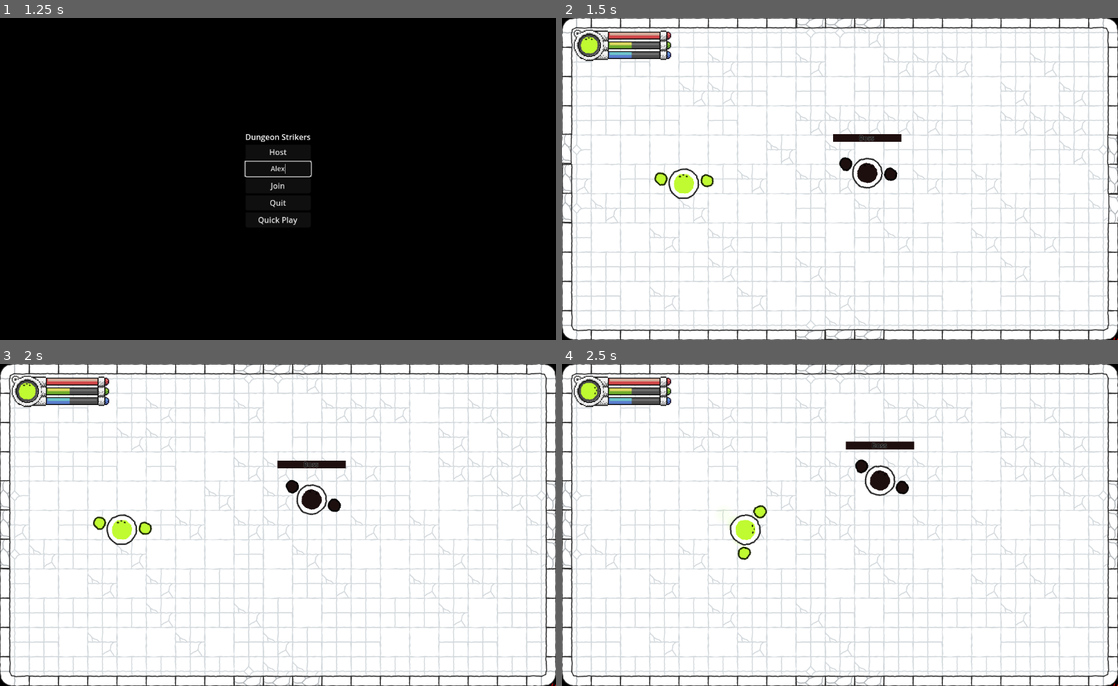
Above: before the commit, frames 1-4 (two rows, left to right).
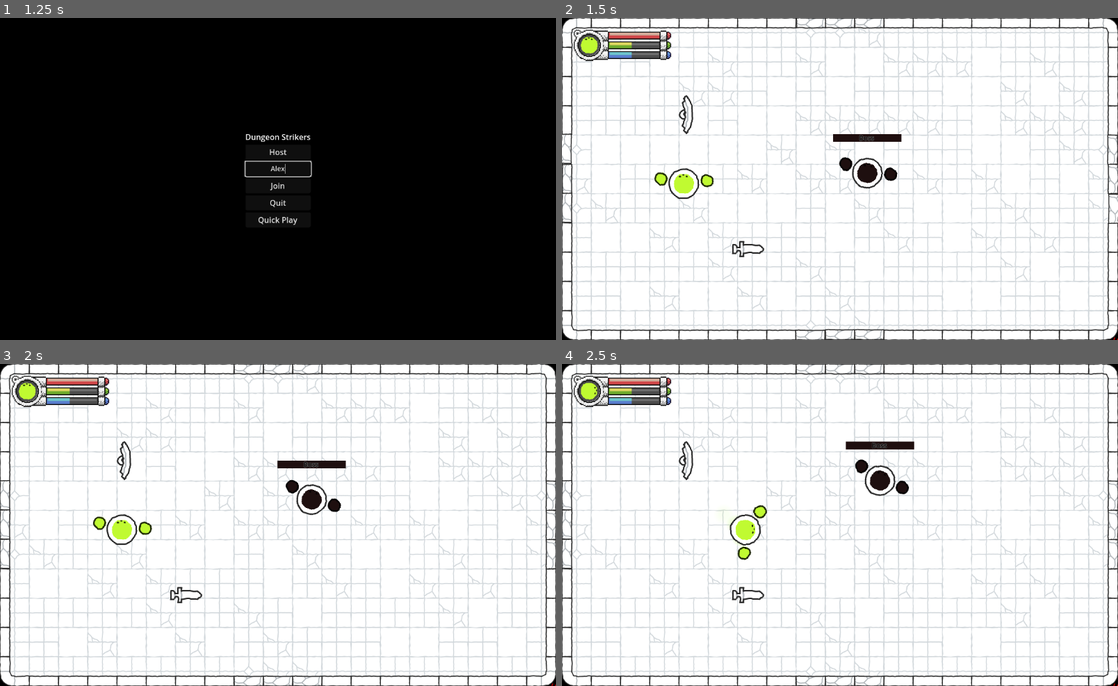
Above: after the commit, the same moments.

Repository: Tohzt/Dungeon-Strikers-2D
Game: Godot game, scene res://Main Menu/Main Menu.tscn
Same seed, same stepped clock (60 frames per second), same inputs: the game is played once before the commit and once after it. The engine's default icon, where the game draws it, is replaced by a stand-in: a white triangle on a blue panel in a dark square.
Inputs (mouse positions are in pixels of both pictures, inside the frame that each line leads up to):
- Up to frame 1 (1.25 s): click (278, 169) at 0.52 s; type "Alex" at 0.6 s
- Up to frame 2 (1.5 s): click "Quick Play" at 1.25 s
- Up to frame 3 (2 s): no input
- Up to frame 4 (2.5 s): move the mouse to (962, 508) at 2.02 s; hold D (move_right) from 2.03 s (still down); tap Down (look_down) at 2.1 s; click (962, 508) at 2.17 s

Frame 1 is identical in both runs. In frame 2, 0.3% of the frame differs, in the area x 21-37%, y 23-75%; in frame 3, 0.3%; in frame 4, 0.3%.

Commit message:
added weapons and weapon resources

Diff:
--- a/Boss/Attacks/boss_attack_node.gd
+++ b/Boss/Attacks/boss_attack_node.gd
@@ -19,7 +19,6 @@
 	if !can_attack: return
 	is_casting = true
 	can_attack = false
-	print("Starting cast for attack: ", attack_data.attack_name)
 
 	# Spawn telegraph
 	if attack_data.telegraph_scene:
@@ -41,7 +40,6 @@
 
 	# Spawn actual attack
 	if attack_data.attack_scene:
-		print("Cast complete, spawning attack: ", attack_data.attack_name)
 		attack_instance = attack_data.attack_scene.instantiate()
 		add_child(attack_instance)
 		attack_instance.global_position = attack_position
@@ -55,9 +53,7 @@
 	cooldown_timer.timeout.connect(_on_cooldown_complete)
 
 func _on_attack_destroyed() -> void:
-	print("Attack destroyed: ", attack_data.attack_name)
 	queue_free()  # Destroy this node when the attack is destroyed
 
 func _on_cooldown_complete() -> void:
-	print("Cooldown complete for attack: ", attack_data.attack_name)
 	can_attack = true
--- a/Boss/State Machine/boss_state_target.gd
+++ b/Boss/State Machine/boss_state_target.gd
@@ -8,7 +8,8 @@
 
 func enter_state() -> void:
 	##TODO: Get nearest target.. or whatever should take the agro
-	Master.target = get_tree().get_first_node_in_group("Player")
+	Master.target = Global.get_nearest(Master.global_position, "Entity")["inst"]
+	#get_tree().get_first_node_in_group("Player")
 	super.enter_state()
 
 func update(_delta: float) -> void:
@@ -18,12 +19,10 @@
 
 	# Clear current_attack if it's been destroyed
 	if current_attack and !is_instance_valid(current_attack):
-		print("Attack was destroyed, clearing reference")
 		current_attack = null
 
 	# Check if we should start a new attack
 	if !current_attack and Master.ATTACK_COOLDOWN <= 0:
-		print("No current attack and cooldown finished, starting new attack")
 		_decide_attack()
 
 	# Only move if not casting
@@ -35,10 +34,8 @@
 	var attack_node: BossAttackNode = BossAttackNode.new()
 	attack_node.attack_data = _get_attack_resource()
 	if attack_node.attack_data:
-		print("Starting attack: ", attack_node.attack_data.attack_name)
 		add_child(attack_node)
 		Master.ATTACK_COOLDOWN = attack_node.attack_data.cooldown + attack_node.attack_data.cast_time
-		print("Set cooldown to: ", Master.ATTACK_COOLDOWN)
 		current_attack = attack_node
 		attack_node.start_cast()
 
@@ -46,7 +43,6 @@
 	var valid_attacks: Array[AttackResource] = attack_resources.filter(func(attack: AttackResource) -> bool:
 		return _is_attack_valid(attack)
 	)
-	printt(attack_resources, valid_attacks)
 	return valid_attacks[randi() % valid_attacks.size()] if valid_attacks.size() > 0 else null
 
 func _is_attack_valid(attack: AttackResource) -> bool:
--- a/Boss/State Machine/boss_state_wander.gd
+++ b/Boss/State Machine/boss_state_wander.gd
@@ -1,5 +1,3 @@
-##TODO: Consider base class moving t ogiven target. Bool if movement is continuous
-##TODO: Tartget State will break
 extends StateClass
 
 ##HACK: Temp display crosshair
@@ -47,17 +45,9 @@
 		sin(random_angle) * WANDER_RADIUS
 	)
 
-	## TODO: Consider getting room from Master
-	# Master can track room on enter/exit
-	var current_room: RoomClass
-	for room in get_tree().get_nodes_in_group("Room"):
-		if room.current_room:
-			current_room = room
-			break
-
-	if current_room:
+	if Master.current_room:
 		var padding := 10.0
-		var room_area: Area2D = current_room.area
+		var room_area: Area2D = Master.current_room.area
 		var room_shape: CollisionShape2D = room_area.get_node("CollisionShape2D")
 		var room_rect := Rect2(
 			room_area.global_position,
--- a/Boss/State Machine/state_handler.gd
+++ b/Boss/State Machine/state_handler.gd
@@ -1,4 +1,4 @@
-extends Node
+class_name StateHandlerClass extends Node
 @export var Master: CharacterBody2D
 @export var state_init: StateClass
 
--- a/Boss/boss.gd
+++ b/Boss/boss.gd
@@ -4,6 +4,7 @@
 @onready var Sprite: Sprite2D = $"Sprite Inner"
 @export var Hands: Node2D
 @export var Attack_Origin: Marker2D
+@export var State_Handler: StateHandlerClass
 
 var hp_max: float = 1000.0
 var hp: float = hp_max
@@ -19,6 +20,7 @@
 
 var spawn_pos: Vector2 = Vector2.ZERO
 var spawn_rot: float = 0.0
+var current_room: RoomClass
 
 var is_in_iframes: bool = false
 var iframes_duration: float = 0.5
@@ -44,6 +46,7 @@
 	_update_hp(delta)
 	_update_position(delta)
 	_update_cooldowns(delta)
+	_update_current_room()
 	#if !is_multiplayer_authority(): return
 
 func _physics_process(_delta: float) -> void:
@@ -69,14 +72,18 @@
 func _update_cooldowns(delta: float) -> void:
 	if ATTACK_COOLDOWN > 0.0:
 		ATTACK_COOLDOWN -= delta
-		print("Attack Cooldown: ", ATTACK_COOLDOWN)
 		if ATTACK_COOLDOWN <= 0.0:
-			print("Attack Cooldown finished!")
 			ATTACK_COOLDOWN = 0.0
 
 func reset_position(pos: Vector2) -> void:
 	spawn_pos = pos
 	global_position = spawn_pos
+
+func _update_current_room() -> void:
+	##NOTE: Update via enter/exit room's area2D
+	for room in get_tree().get_nodes_in_group("Room"):
+		if room.current_room:
+			current_room = room
 
 @rpc("any_peer", "call_local")
 func set_color(col: Color) -> void:
--- a/Boss/boss.tscn
+++ b/Boss/boss.tscn
@@ -53,12 +53,13 @@
 [sub_resource type="GradientTexture1D" id="GradientTexture1D_x3vf3"]
 gradient = SubResource("Gradient_00tjw")
 
-[node name="Boss" type="CharacterBody2D" node_paths=PackedStringArray("Hands", "Attack_Origin", "healthbar", "_Target") groups=["Boss", "Entity"]]
+[node name="Boss" type="CharacterBody2D" node_paths=PackedStringArray("Hands", "Attack_Origin", "State_Handler", "healthbar", "_Target") groups=["Boss", "Entity"]]
 collision_layer = 4
 collision_mask = 3
 script = ExtResource("1_ju3tf")
 Hands = NodePath("Hands")
 Attack_Origin = NodePath("Attack Origin")
+State_Handler = NodePath("State Handler")
 healthbar = NodePath("Healthbar")
 _Target = NodePath("_Target")
 
--- a/Game/game.tscn
+++ b/Game/game.tscn
@@ -1,9 +1,11 @@
-[gd_scene load_steps=7 format=3 uid="uid://cihs4nfo1pjvn"]
+[gd_scene load_steps=9 format=3 uid="uid://cihs4nfo1pjvn"]
 
 [ext_resource type="Script" uid="uid://beqdrbp46pc36" path="res://Game/game.gd" id="1_rc60p"]
 [ext_resource type="PackedScene" uid="uid://ca18bdfs01cxc" path="res://Game/HUD/HUD.tscn" id="2_fwxkx"]
 [ext_resource type="Script" uid="uid://c71ixtnhvv15y" path="res://Game/host_ui.gd" id="2_kysc5"]
 [ext_resource type="PackedScene" uid="uid://b6tqbqvxpm0pi" path="res://door.tscn" id="3_jcm6v"]
+[ext_resource type="PackedScene" uid="uid://6q4nkh2kftvh" path="res://Items/Weapons/weapon.tscn" id="3_oomkl"]
+[ext_resource type="Resource" uid="uid://cedktruficvup" path="res://Items/Weapons/Shield.tres" id="4_buohc"]
 [ext_resource type="PackedScene" uid="uid://b4226omcdcsq6" path="res://Game/Room/room.tscn" id="4_nljok"]
 [ext_resource type="Script" uid="uid://b3axt5bvfo8o7" path="res://Game/spawn_points.gd" id="5_qmv3x"]
 
@@ -14,7 +16,16 @@
 
 [node name="Hud" parent="Camera2D" instance=ExtResource("2_fwxkx")]
 
-[node name="Entities" type="Node2D" parent="." groups=["Entities"]]
+[node name="Entities" type="Node2D" parent="."]
+
+[node name="Items" type="Node2D" parent="."]
+
+[node name="Sword" parent="Items" instance=ExtResource("3_oomkl")]
+position = Vector2(-228, 144)
+
+[node name="Shield" parent="Items" instance=ExtResource("3_oomkl")]
+position = Vector2(-356, -132)
+Properties = ExtResource("4_buohc")
 
 [node name="Rooms" type="Node" parent="."]
 
--- /dev/null
+++ b/Items/Weapons/Shield.tres
@@ -0,0 +1,18 @@
+[gd_resource type="Resource" script_class="WeaponResource" load_steps=3 format=3 uid="uid://cedktruficvup"]
+
+[ext_resource type="Script" uid="uid://dgec0wqpw5rdf" path="res://Items/Weapons/weapon_resource.gd" id="1_r3rmw"]
+[ext_resource type="Texture2D" uid="uid://c288swmvfqdd" path="res://Items/src/Weapons/shield_curved.png" id="2_texse"]
+
+[resource]
+script = ExtResource("1_r3rmw")
+weapon_hand = 0
+weapon_sprite = Array[CompressedTexture2D]([ExtResource("2_texse")])
+weapon_name = ""
+weapon_damage = 0.0
+weapon_angle = 162.478
+weapon_offset = Vector2(0, 0)
+weapon_cooldown = 1.0
+weapon_duration = 0.5
+weapon_mana_cost = 0.0
+weapon_cast_duration = 0.0
+metadata/_custom_type_script = "uid://dgec0wqpw5rdf"
--- /dev/null
+++ b/Items/Weapons/sword.tres
@@ -0,0 +1,18 @@
+[gd_resource type="Resource" script_class="WeaponResource" load_steps=3 format=3 uid="uid://cn5v2okkp2ios"]
+
+[ext_resource type="Script" uid="uid://dgec0wqpw5rdf" path="res://Items/Weapons/weapon_resource.gd" id="1_bcd83"]
+[ext_resource type="Texture2D" uid="uid://bgm781nxifme8" path="res://Items/src/Weapons/weapon_sword.png" id="2_usg6p"]
+
+[resource]
+script = ExtResource("1_bcd83")
+weapon_hand = 1
+weapon_sprite = Array[CompressedTexture2D]([ExtResource("2_usg6p")])
+weapon_name = "Sword"
+weapon_damage = 10.0
+weapon_angle = 0.0
+weapon_offset = Vector2(0, 0)
+weapon_cooldown = 0.5
+weapon_duration = 0.25
+weapon_mana_cost = 0.0
+weapon_cast_duration = 0.0
+metadata/_custom_type_script = "uid://dgec0wqpw5rdf"
--- /dev/null
+++ b/Items/Weapons/weapon.gd
@@ -0,0 +1,35 @@
+extends Node2D
+@onready var Sprite: Sprite2D = $Sprite2D
+@export var Properties: WeaponResource
+
+var weapon_holder: Node2D
+
+func _ready() -> void:
+	if Properties:
+		Sprite.texture = Properties.weapon_sprite[0]
+		if Properties.weapon_name.is_empty():
+			var regex := RegEx.new()
+			regex.compile("([^/]+)\\.png")
+			var result := regex.search(Sprite.texture.load_path)
+			if result:
+				Properties.weapon_name = result.get_string(1)
+
+
+	else: queue_free()
+
+
+func _process(delta: float) -> void:
+	if weapon_holder:
+		var dir := deg_to_rad(Properties.weapon_angle)
+		rotation = lerp_angle(rotation, get_parent().rotation + dir, delta*10)
+
+
+func _on_pickup_body_entered(body: Node2D) -> void:
+	if !body.is_in_group("Entity"): return
+	weapon_holder = body
+	if Properties.weapon_hand == Properties.Handedness.LEFT:
+		global_position = body.Hands.Left.hand.global_position
+		call_deferred("reparent", body.Hands.Left.hand)
+	else:
+		global_position = body.Hands.Right.hand.global_position
+		call_deferred("reparent", body.Hands.Right.hand)
--- /dev/null
+++ b/Items/Weapons/weapon.tscn
@@ -0,0 +1,27 @@
+[gd_scene load_steps=5 format=3 uid="uid://6q4nkh2kftvh"]
+
+[ext_resource type="Script" uid="uid://c8ke7sv8ukd5y" path="res://Items/Weapons/weapon.gd" id="1_6fu2l"]
+[ext_resource type="Texture2D" uid="uid://bgm781nxifme8" path="res://Items/src/Weapons/weapon_sword.png" id="2_637un"]
+[ext_resource type="Resource" uid="uid://cn5v2okkp2ios" path="res://Items/Weapons/sword.tres" id="2_yml6f"]
+
+[sub_resource type="CircleShape2D" id="CircleShape2D_6fu2l"]
+radius = 53.3333
+
+[node name="Weapon" type="Node2D" groups=["Weapon"]]
+scale = Vector2(0.75, 0.75)
+script = ExtResource("1_6fu2l")
+Properties = ExtResource("2_yml6f")
+
+[node name="Sprite2D" type="Sprite2D" parent="."]
+position = Vector2(53.3333, 0)
+rotation = 1.57079
+texture = ExtResource("2_637un")
+
+[node name="Pickup" type="Area2D" parent="."]
+collision_layer = 8
+collision_mask = 7
+
+[node name="CollisionShape2D" type="CollisionShape2D" parent="Pickup"]
+shape = SubResource("CircleShape2D_6fu2l")
+
+[connection signal="body_entered" from="Pickup" to="." method="_on_pickup_body_entered"]
--- /dev/null
+++ b/Items/Weapons/weapon_resource.gd
@@ -0,0 +1,15 @@
+class_name WeaponResource extends Resource
+
+enum Handedness { LEFT, RIGHT, BOTH }
+@export var weapon_hand: Handedness
+@export var weapon_sprite: Array[CompressedTexture2D]
+@export var weapon_name: String = ""
+@export var weapon_damage: float = 0.0
+@export_range(0.0, 360.0) var weapon_angle: float
+@export var weapon_offset: Vector2
+@export var weapon_cooldown: float = 0.0
+@export var weapon_duration: float = 1.0
+@export var weapon_mana_cost: float = 0.0
+@export var weapon_cast_duration: float = 0.0
+@export var weapon_collider: PackedScene
+@export var weapon_effect: PackedScene
--- a/project.godot
+++ b/project.godot
@@ -117,6 +117,7 @@
 2d_physics/layer_1="World"
 2d_physics/layer_2="Player"
 2d_physics/layer_3="Enemy"
+2d_physics/layer_4="Item"
 
 [physics]
 
Not shown, added: Items/Weapons/weapon.gd.uid
Not shown, added: Items/Weapons/weapon_resource.gd.uid
Binary file added: Items/src/Weapons/shield_curved.png
Not shown, added: Items/src/Weapons/shield_curved.png.import
Binary file added: Items/src/Weapons/shield_straight.png
Not shown, added: Items/src/Weapons/shield_straight.png.import
Binary file added: Items/src/Weapons/weapon_arrow.png
Not shown, added: Items/src/Weapons/weapon_arrow.png.import
Binary file added: Items/src/Weapons/weapon_axe.png
Not shown, added: Items/src/Weapons/weapon_axe.png.import
Binary file added: Items/src/Weapons/weapon_axe_blades.png
Not shown, added: Items/src/Weapons/weapon_axe_blades.png.import
(and 22 more such lines)
